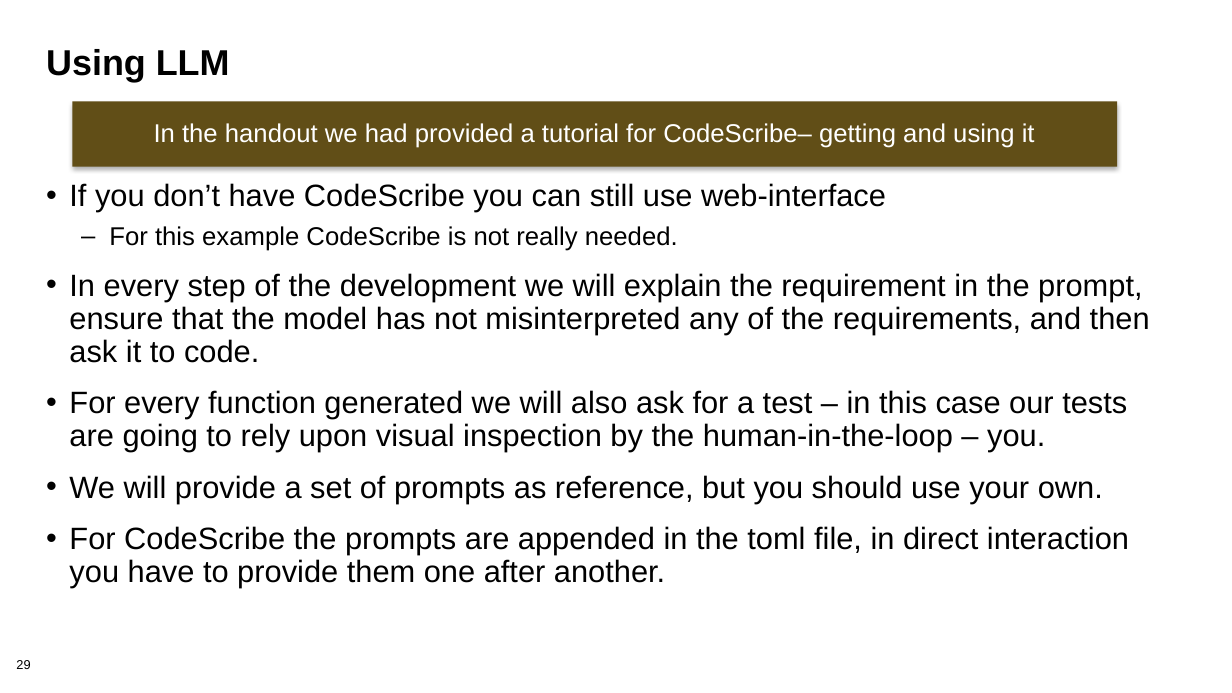
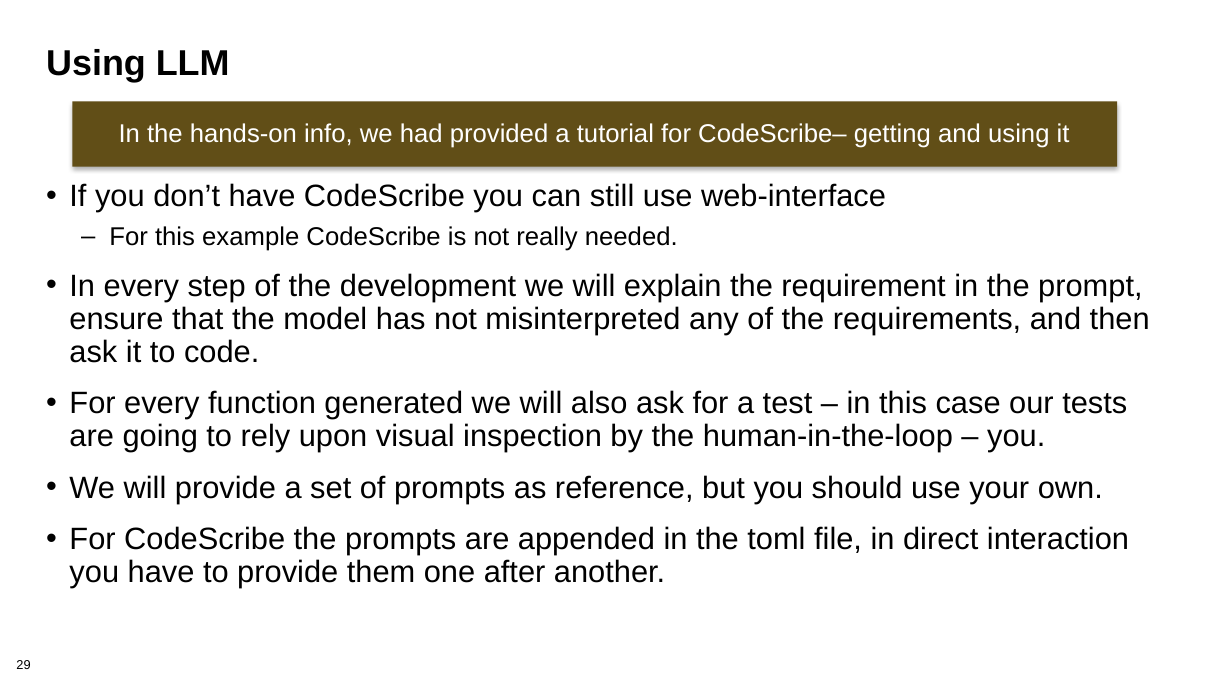
Before and after one commit to bssw-tutorial/presentations, a slide deck: slide 29 of dev-test-llm.pptx. Drawn at 1232x693 pixels with LibreOffice and Linux fonts; fonts in the diff are those of the drawing. Boxes give left, top, right and bottom in pixels: in the first picture for what was removed or moved away, otherwise in the second. Text is boxed around its words. In the diff, an @@ line names an element or a change of style, - is before the commit and + after.

```diff
--- a/dev-test-llm.pptx
+++ b/dev-test-llm.pptx
@@ text in rectangle at <box>119,123,1070,148</box>: text changed @@
-In the handout we had provided a tutorial for CodeScribe– getting and using it
+In the hands-on info, we had provided a tutorial for CodeScribe– getting and using it
```
Also in this commit, not shown: 15 other slides changed.
